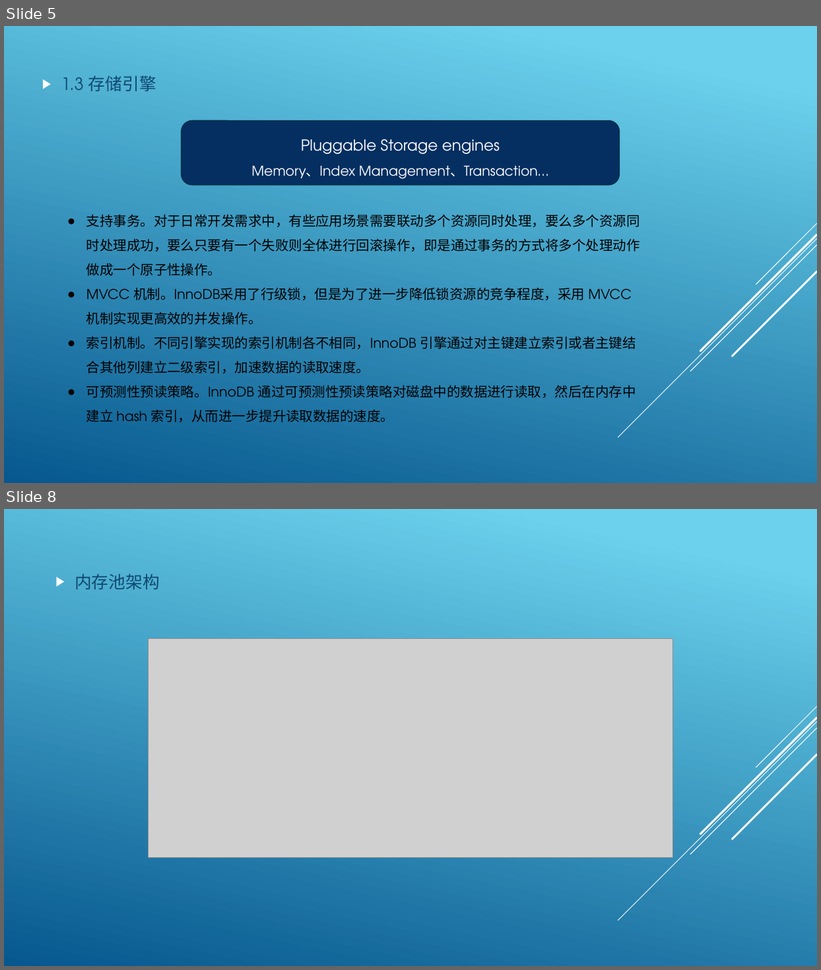
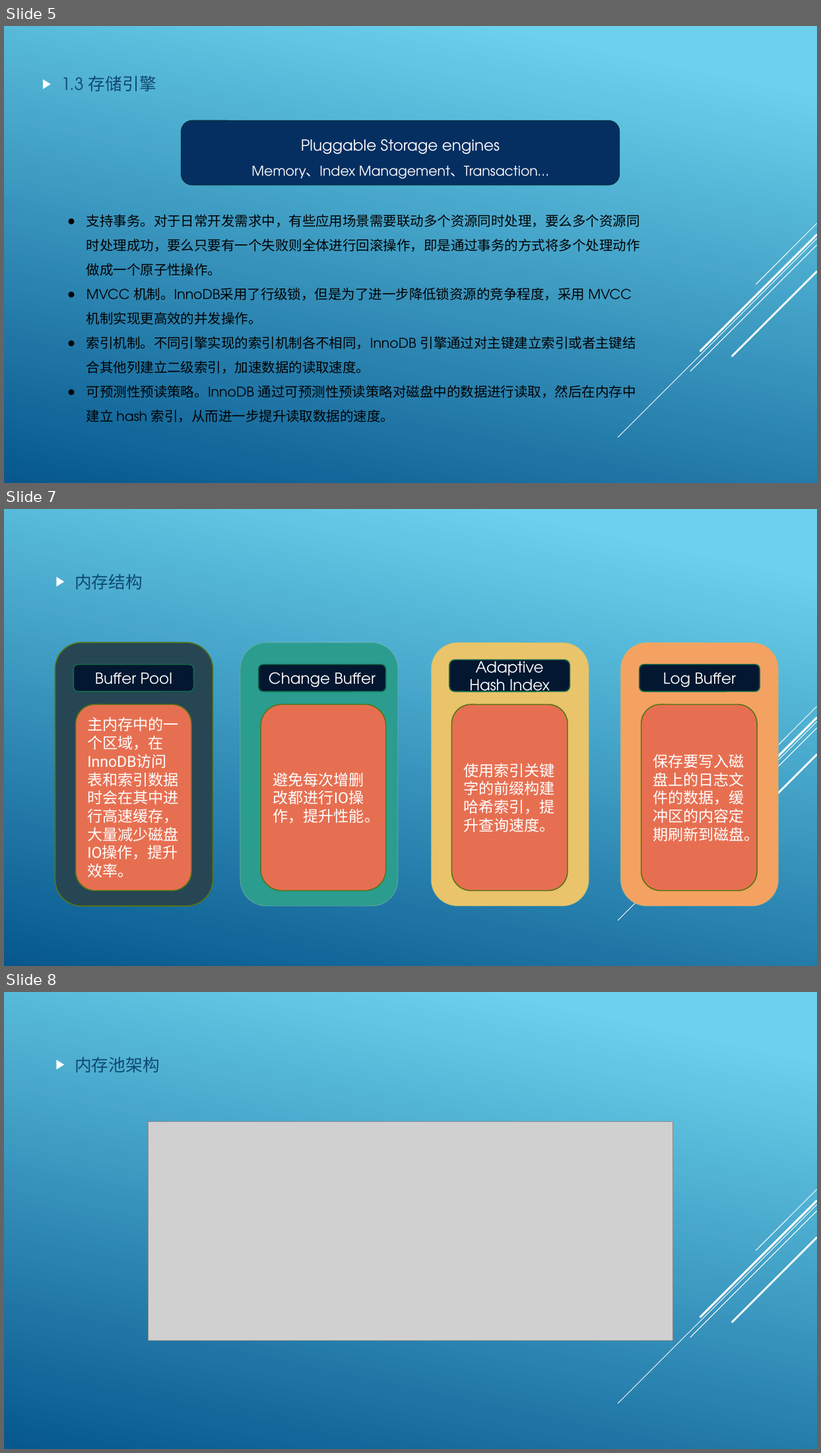
Before and after one commit to tank520/MyNote, a slide deck: 02 软件开发/03 数据库/MySQL.pptx. Shown one above the other, each under a label of ours: slides 5 and 8 before the commit, slides 5, 7 and 8 after it; the slides between them are not shown. The pictures are 821x970 and 821x1453 pixels, drawn with LibreOffice and Linux fonts; fonts in the diff are those of the drawing; grey boxes stand for pictures. Boxes give left, top, right and bottom in pixels: in the first picture for what was removed or moved away, otherwise in the second. Text is boxed around its words. In the diff, an @@ line names an element or a change of style, - is before the commit and + after.

Commit message:
PPT

```diff
--- a/02 软件开发/03 数据库/MySQL.pptx
+++ b/02 软件开发/03 数据库/MySQL.pptx
@@ slide 7 added at (x1=4, y1=509, x2=817, y2=966), background gradient #6ED2EB to #06588E; not listed: 5 template elements that a slide beside it also shows @@
@@ text added at (x1=75, y1=574, x2=143, y2=590), 20 pt, text #0F496F @@
+▶ 内存结构
@@ rounded rectangle added at (x1=55, y1=642, x2=213, y2=906), fill #264653, outline #567517 1.25 pt @@
@@ rounded rectangle added at (x1=240, y1=642, x2=398, y2=906), fill #2A9D8F, outline #8AB7A1 0.75 pt @@
@@ rounded rectangle added at (x1=432, y1=642, x2=589, y2=906), fill #E9C46A, outline #A4BB8B 0.75 pt @@
@@ rounded rectangle added at (x1=620, y1=642, x2=779, y2=906), fill #F4A261, outline #A4BB8B 0.75 pt @@
@@ rounded rectangle added at (x1=73, y1=665, x2=193, y2=691), fill #031730, outline #0F6F4C 1.25 pt, 18 pt, text #FFFFFF @@
+Buffer Pool
@@ rounded rectangle added at (x1=258, y1=665, x2=386, y2=691), fill #031730, outline #0F6F4C 1.25 pt, 18 pt, text #FFFFFF @@
+Change Buffer
@@ rounded rectangle added at (x1=450, y1=659, x2=570, y2=691), fill #031730, outline #0F6F4C 1.25 pt, 18 pt, text #FFFFFF @@
+Adaptive Hash Index
@@ rounded rectangle added at (x1=640, y1=665, x2=760, y2=691), fill #031730, outline #0F6F4C 1.25 pt, 18 pt, text #FFFFFF @@
+Log Buffer
@@ rounded rectangle added at (x1=76, y1=705, x2=192, y2=891), fill #E76F51, outline #567517 1.25 pt, 18 pt, text #FFFFFF @@
+主内存中的一个区域，在InnoDB访问表和索引数据时会在其中进行高速缓存，大量减少磁盘IO操作，提升效率。
@@ rounded rectangle added at (x1=261, y1=705, x2=386, y2=891), fill #E76F51, outline #567517 1.25 pt, 18 pt, text #FFFFFF @@
+避免每次增删改都进行IO操作，提升性能。
@@ rounded rectangle added at (x1=451, y1=705, x2=568, y2=891), fill #E76F51, outline #567517 1.25 pt, 18 pt, text #FFFFFF @@
+使用索引关键字的前缀构建哈希索引，提升查询速度。
@@ rounded rectangle added at (x1=642, y1=705, x2=757, y2=891), fill #E76F51, outline #567517 1.25 pt, 18 pt, text #FFFFFF @@
+保存要写入磁盘上的日志文件的数据，缓冲区的内容定期刷新到磁盘。
```
Also in this commit, not shown: 1 other slide added, 2 slides removed.
